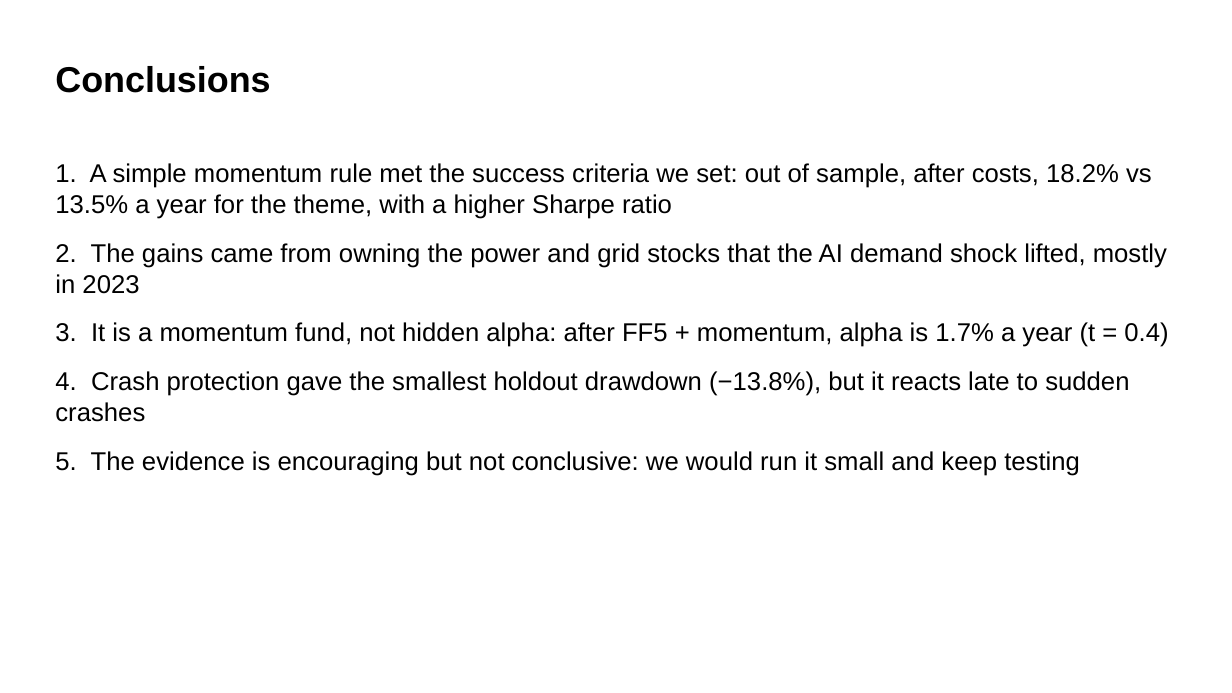
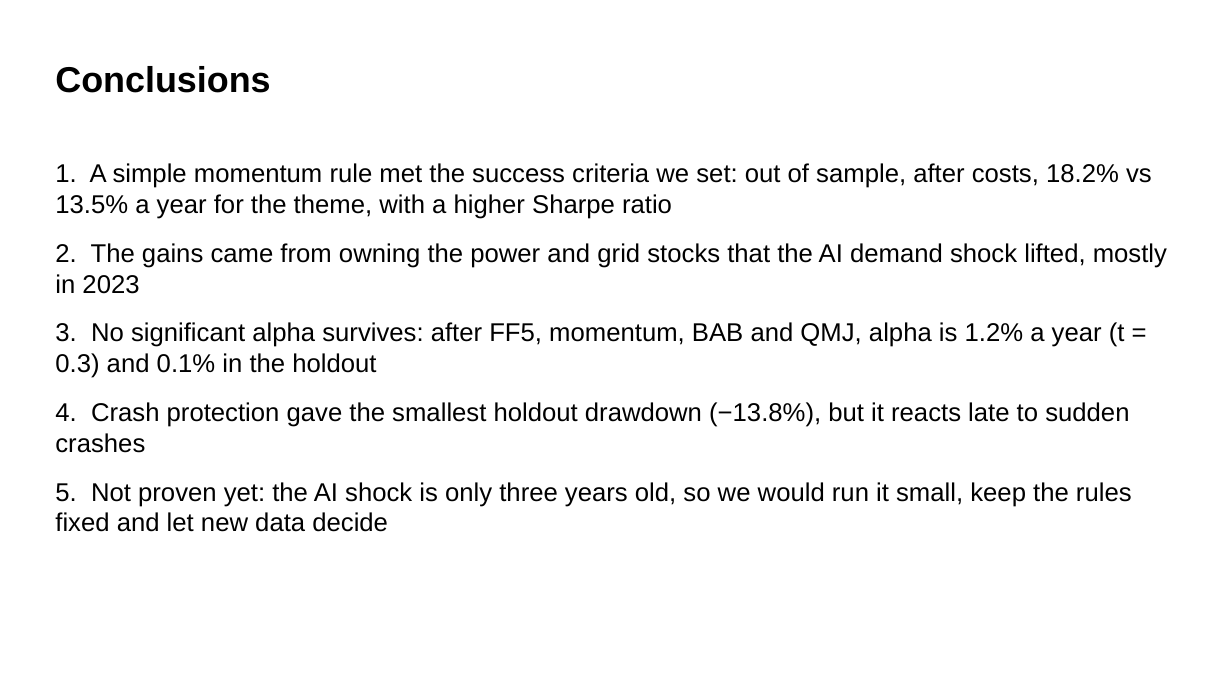
Before and after one commit to mateopreve-dev/quant-finance-project, a slide deck: slide 15 of fund_project/FundProject_Slides.pptx. Drawn at 1232x693 pixels with LibreOffice and Linux fonts; fonts in the diff are those of the drawing. Boxes give left, top, right and bottom in pixels: in the first picture for what was removed or moved away, otherwise in the second. Text is boxed around its words. In the diff, an @@ line names an element or a change of style, - is before the commit and + after.

```diff
--- a/fund_project/FundProject_Slides.pptx
+++ b/fund_project/FundProject_Slides.pptx
@@ text at bbox=[55, 322, 1125, 378]: text changed @@
-3. It is a momentum fund, not hidden alpha: after FF5 + momentum, alpha is 1.7% a year (t = 0.4)
+3. No significant alpha survives: after FF5, momentum, BAB and QMJ, alpha is 1.2% a year (t = 0.3) and 0.1% in the holdout
@@ text at bbox=[55, 482, 1132, 532]: text changed @@
-5. The evidence is encouraging but not conclusive: we would run it small and keep testing
+5. Not proven yet: the AI shock is only three years old, so we would run it small, keep the rules fixed and let new data decide
```
Also in this commit, not shown: 2 other slides changed, 14 other files.
